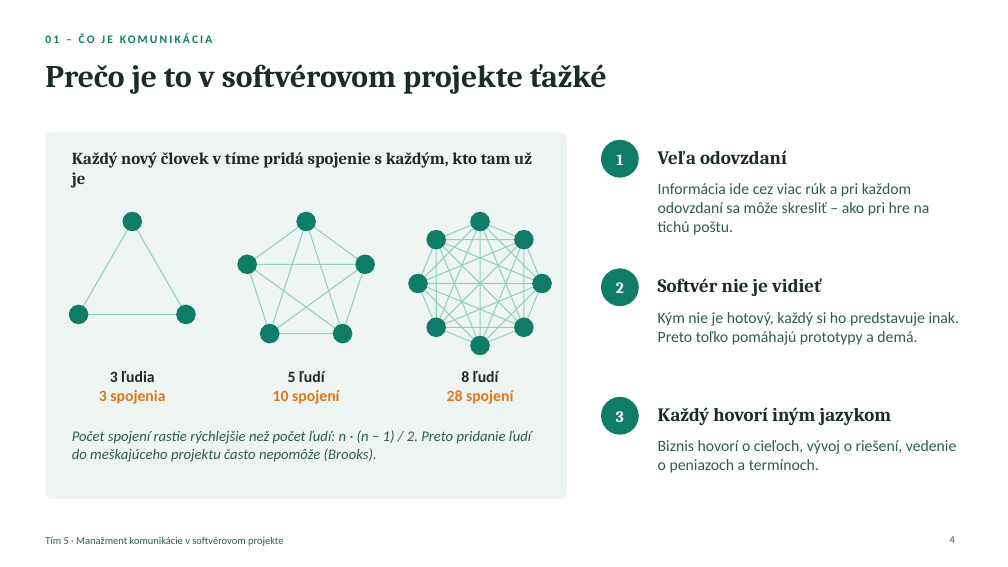
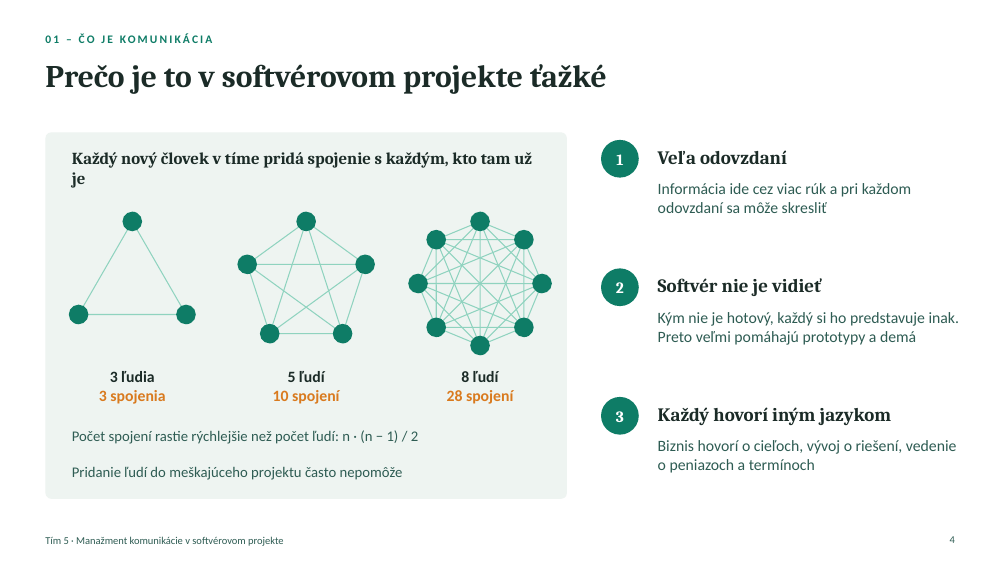
Before and after one commit to ADAMUSSO/MTS, a slide deck: slide 4 of Prezentacie/Manažment komunikácie – vysvetľujúca prezentácia.pptx. Drawn at 1008x567 pixels with LibreOffice and Linux fonts; fonts in the diff are those of the drawing. Boxes give left, top, right and bottom in pixels: in the first picture for what was removed or moved away, otherwise in the second. Text is boxed around its words. In the diff, an @@ line names an element or a change of style, - is before the commit and + after.

```diff
--- a/Prezentacie/Manažment komunikácie – vysvetľujúca prezentácia.pptx
+++ b/Prezentacie/Manažment komunikácie – vysvetľujúca prezentácia.pptx
@@ text at (x1=658, y1=183, x2=911, y2=213): text changed @@
-Informácia ide cez viac rúk a pri každom odovzdaní sa môže skresliť – ako pri hre na tichú poštu.
+Informácia ide cez viac rúk a pri každom odovzdaní sa môže skresliť
@@ text at (x1=658, y1=312, x2=960, y2=345): text changed @@
-Kým nie je hotový, každý si ho predstavuje inak. Preto toľko pomáhajú prototypy a demá.
+Kým nie je hotový, každý si ho predstavuje inak. Preto veľmi pomáhajú prototypy a demá
@@ text at (x1=72, y1=430, x2=418, y2=480): text changed; italic off @@
-Počet spojení rastie rýchlejšie než počet ľudí: n · (n − 1) / 2. Preto pridanie ľudí do meškajúceho projektu často nepomôže (Brooks).
+Počet spojení rastie rýchlejšie než počet ľudí: n · (n − 1) / 2
+Pridanie ľudí do meškajúceho projektu často nepomôže
@@ text at (x1=658, y1=440, x2=957, y2=473): text changed @@
-Biznis hovorí o cieľoch, vývoj o riešení, vedenie o peniazoch a termínoch.
+Biznis hovorí o cieľoch, vývoj o riešení, vedenie o peniazoch a termínoch
```
Also in this commit, not shown: 10 other slides changed, 2 other files.
